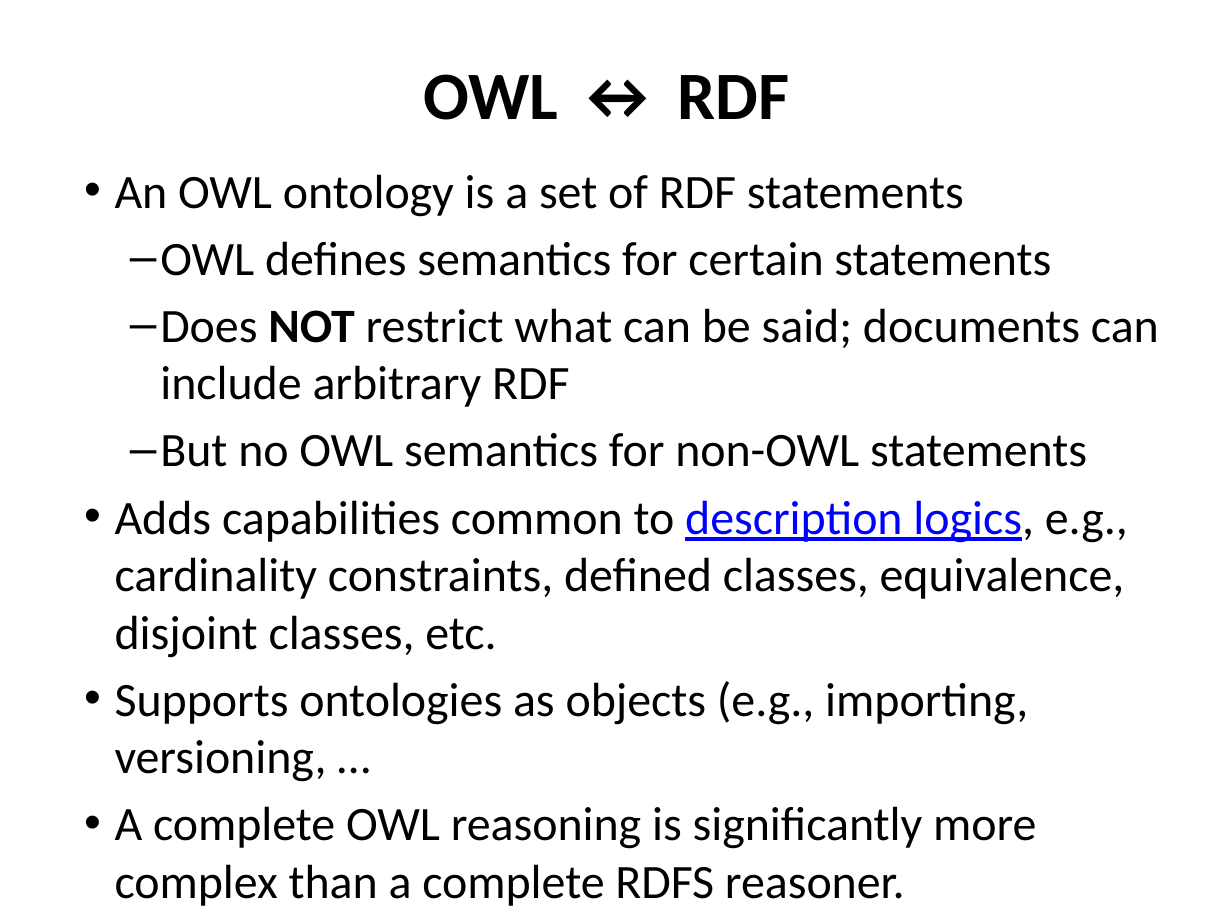
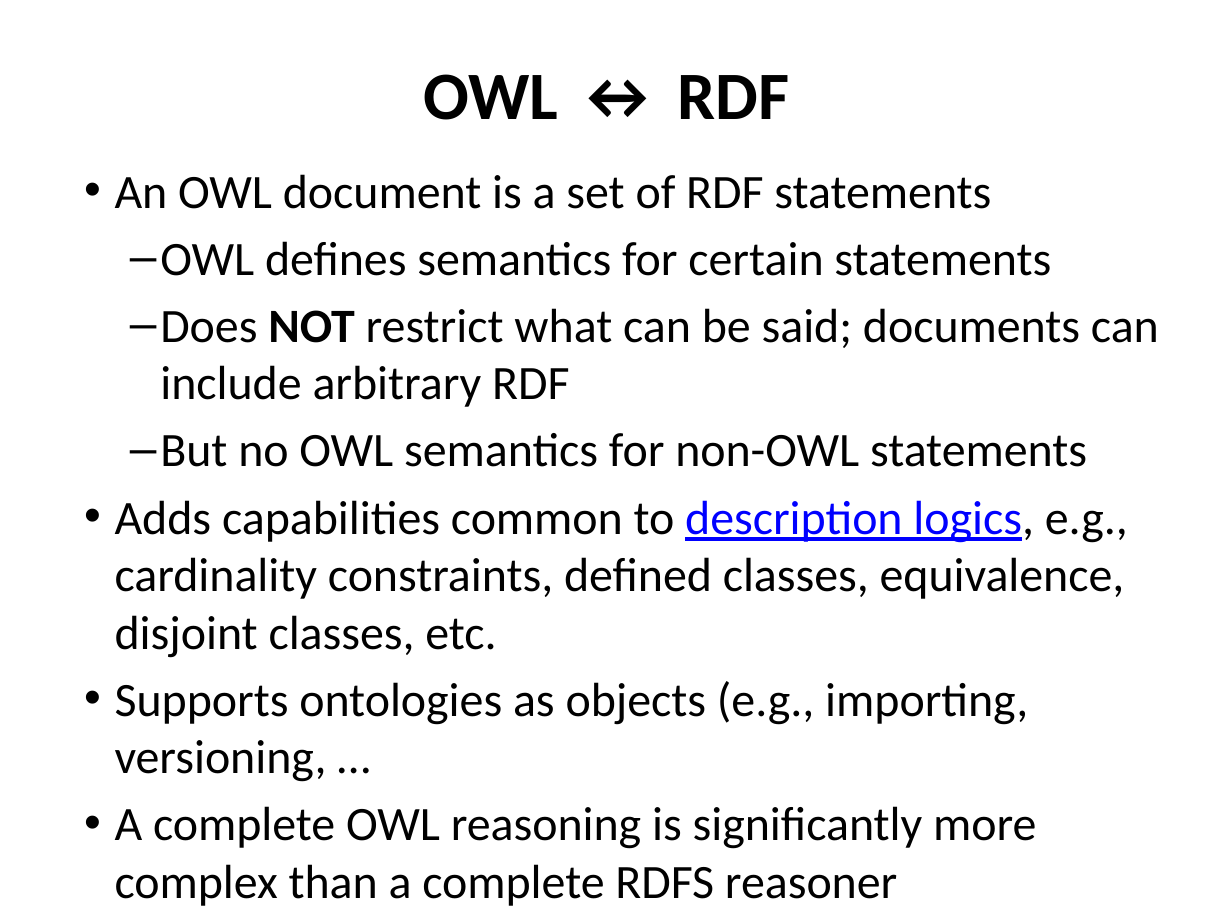
Before and after one commit to UMBC-CMSC-491-691-F19-Knowledge-Graphs/class_material, a slide deck: slide 42 of notes/01_introduction/01c_technologies.pptx (slide 46 before the commit). Drawn at 1232x924 pixels with LibreOffice and Linux fonts; fonts in the diff are those of the drawing. Boxes give left, top, right and bottom in pixels: in the first picture for what was removed or moved away, otherwise in the second. Text is boxed around its words. In the diff, an @@ line names an element or a change of style, - is before the commit and + after.

```diff
--- a/notes/01_introduction/01c_technologies.pptx
+++ b/notes/01_introduction/01c_technologies.pptx
@@ text at <box>115,174,991,209</box>: text changed @@
-• An OWL ontology is a set of RDF statements
+• An OWL document is a set of RDF statements
@@ text at <box>115,806,1036,906</box>: text changed @@
-• A complete OWL reasoning is significantly more complex than a complete RDFS reasoner.
+• A complete OWL reasoning is significantly more complex than a complete RDFS reasoner
```
Also in this commit, not shown: 11 other slides changed, 3 slides added, 6 slides removed, 23 other files.
